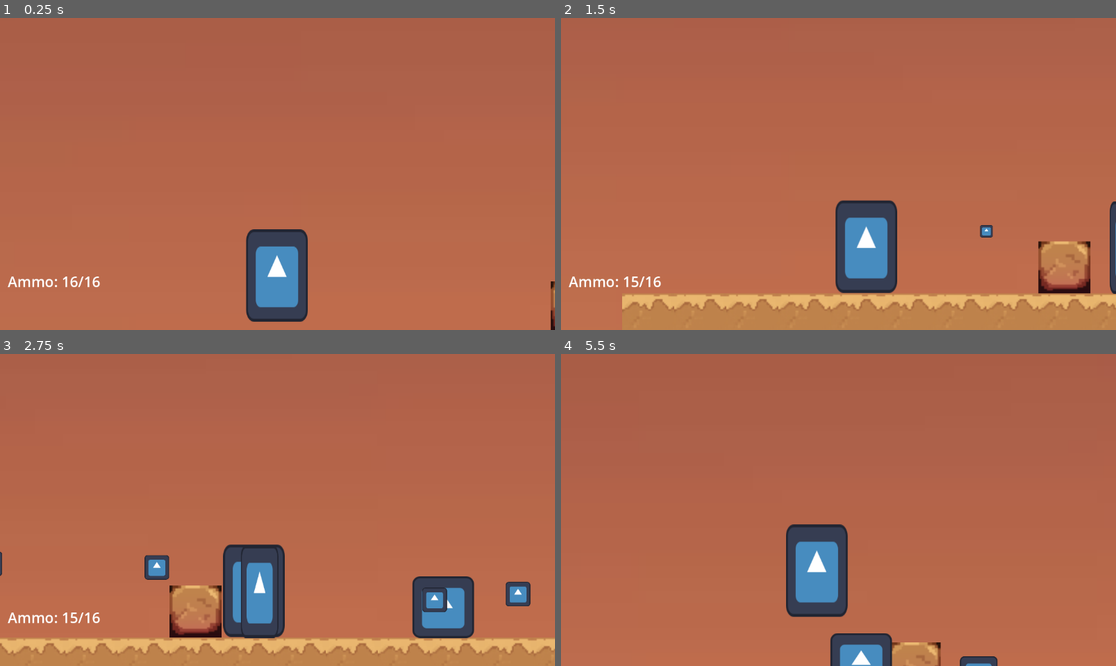
Above: before the commit, frames 1-4 (two rows, left to right).
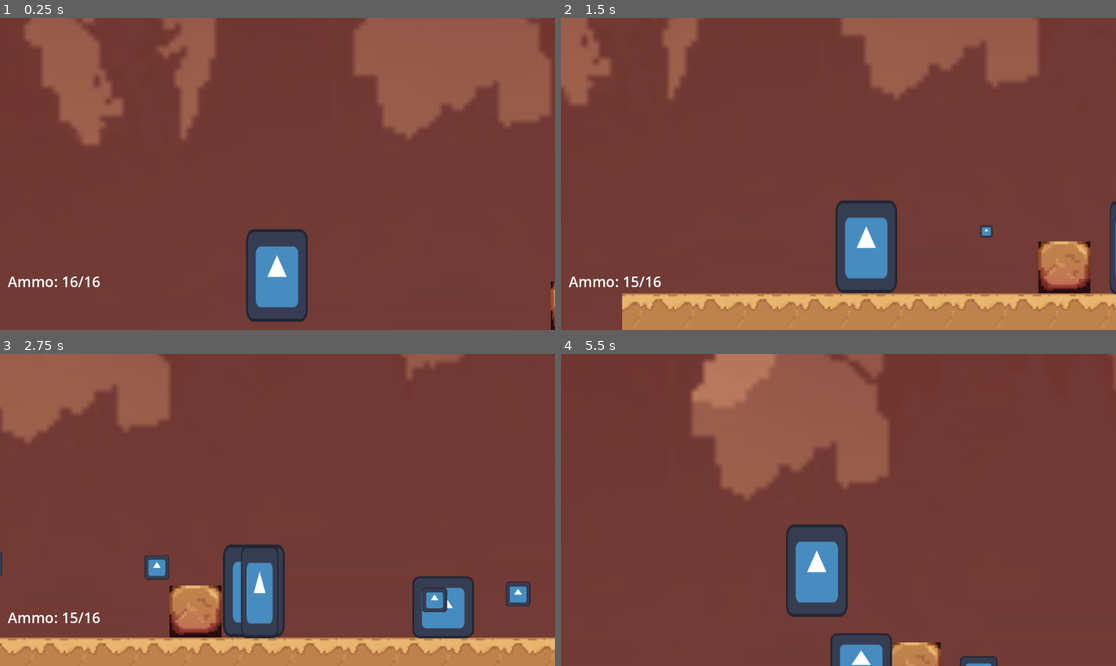
Above: after the commit, the same moments.

Repository: dzfrias/gladiator
Game: Godot game, scene res://scenes/level_playtest.tscn
The game is run twice, just before and just after one commit, with the same random seed, the same clock (stepped at 60 frames per second) and the same inputs. This scene is started directly instead of the project's main scene. The engine's default icon, where the game draws it, is replaced by a stand-in: a white triangle on a blue panel in a dark square.
Inputs (mouse positions are in pixels of both pictures, inside the frame that each line leads up to):
- Up to frame 1 (0.25 s): no input
- Up to frame 2 (1.5 s): move the mouse to (960, 158) at 0.52 s; hold S (crouch) 0.53-1.28 s; hold D (right) from 0.53 s (still down); tap Space (jump) at 0.77, 1.07 s; move the mouse to (727, 189) at 1.27 s; click (727, 189) at 1.35 s
- Up to frame 3 (2.75 s): tap Space (jump) at 1.52, 1.82 s; move the mouse to (333, 441) at 2.02 s; release D (right) at 2.03 s; hold A (left) from 2.03 s (still down); hold E (roll) from 2.03 s (still down)
- Up to frame 4 (5.5 s): move the mouse to (810, 572) at 2.77 s; release A (left) at 2.78 s; release E (roll) at 2.78 s; hold D (right) 2.78-4.28 s; tap Q (toggle_weapon) at 2.85 s; tap Space (jump) at 3.02, 3.32, 3.77, 4.07, 4.52, 4.82 s; move the mouse to (1005, 556) at 3.52 s; hold S (crouch) 3.53-4.28 s; move the mouse to (672, 463) at 4.27 s; hold A (left) 4.28-5.03 s; click (672, 463) at 4.35 s; tap Enter at 5 s; move the mouse to (866, 510) at 5.02 s; hold D (right) from 5.03 s (still down); hold E (roll) from 5.03 s (still down)

The runs differ from the first frame. In frame 1, 83% of the frame differs, in the area x 0-100%, y 0-100%; in frame 2, 77%; in frame 3, 77%; in frame 4, 85%.
Error in both runs: Invalid assignment of property or key 'position' with value of type 'Vector2' on a base object of type 'Nil'. (res://scripts/player/player.gd:120)

Commit message:
add basic parallax

Diff:
--- a/scenes/level_playtest.tscn
+++ b/scenes/level_playtest.tscn
@@ -1,21 +1,20 @@
-[gd_scene load_steps=9 format=4 uid="uid://c5seai2rapw4u"]
+[gd_scene load_steps=13 format=4 uid="uid://c5seai2rapw4u"]
 
-[ext_resource type="Texture2D" uid="uid://3ot88no4hqp0" path="res://assets/Background first layer.jpeg" id="1_xth1b"]
 [ext_resource type="PackedScene" uid="uid://dv7ihnextsw4v" path="res://scenes/player.tscn" id="2_arsj3"]
 [ext_resource type="TileSet" uid="uid://dpcafcjqg7xko" path="res://assets/desert.tres" id="3_i65ca"]
 [ext_resource type="PackedScene" uid="uid://bydm8vffd6nwt" path="res://scenes/wolf.tscn" id="5_jrgqa"]
 [ext_resource type="PackedScene" uid="uid://b8sfq85fv1ul4" path="res://scenes/shooter.tscn" id="6_akhvg"]
 [ext_resource type="PackedScene" uid="uid://b6n4ygstauqcx" path="res://scenes/idle_shooter.tscn" id="7_2u84i"]
 [ext_resource type="PackedScene" uid="uid://dktl7ywhwt15s" path="res://scenes/player_ui.tscn" id="7_l5pn1"]
+[ext_resource type="Texture2D" uid="uid://btjkd8q7fx7fe" path="res://assets/Background/Gradient background - Layer 1.png" id="7_oq3i1"]
+[ext_resource type="Texture2D" uid="uid://bltc1b04xxbfc" path="res://assets/Background/Stars - Layer 4.png" id="8_50c2d"]
+[ext_resource type="Texture2D" uid="uid://dm7dy2mjlrkg3" path="res://assets/Background/Clouds - Layer 3.png" id="8_bp1f1"]
+[ext_resource type="Texture2D" uid="uid://dy44vkp6omqb0" path="res://assets/Background/Back monuments - Layer 5.png" id="9_x4p1j"]
+[ext_resource type="Texture2D" uid="uid://buk8py7wsl7qd" path="res://assets/Background/Front Monuments - Layer 6.png" id="10_gd2w0"]
 
 [sub_resource type="WorldBoundaryShape2D" id="WorldBoundaryShape2D_8pxj3"]
 
 [node name="PlaytestScene" type="Node2D"]
-
-[node name="BackgroundFirstLayer" type="Sprite2D" parent="."]
-position = Vector2(5879.5, -501)
-scale = Vector2(59.4344, 25.9)
-texture = ExtResource("1_xth1b")
 
 [node name="Player" parent="." instance=ExtResource("2_arsj3")]
 z_index = 0
@@ -119,3 +118,54 @@
 
 [node name="IdleShooter" parent="." instance=ExtResource("7_2u84i")]
 position = Vector2(-1973, -5)
+
+[node name="ParallaxBackground" type="ParallaxBackground" parent="."]
+
+[node name="ParallaxLayer4" type="ParallaxLayer" parent="ParallaxBackground"]
+motion_scale = Vector2(0.1, 1)
+motion_mirroring = Vector2(3840, 0)
+
+[node name="Sprite2D" type="Sprite2D" parent="ParallaxBackground/ParallaxLayer4"]
+position = Vector2(0, -2000)
+scale = Vector2(12, 12)
+texture = ExtResource("7_oq3i1")
+centered = false
+
+[node name="ParallaxLayer8" type="ParallaxLayer" parent="ParallaxBackground"]
+motion_scale = Vector2(0.5, 1)
+motion_mirroring = Vector2(3840, 0)
+
+[node name="Sprite2D" type="Sprite2D" parent="ParallaxBackground/ParallaxLayer8"]
+position = Vector2(0, -2000)
+scale = Vector2(12, 12)
+texture = ExtResource("8_50c2d")
+centered = false
+
+[node name="ParallaxLayer5" type="ParallaxLayer" parent="ParallaxBackground"]
+motion_scale = Vector2(0.5, 1)
+motion_mirroring = Vector2(3840, 0)
+
+[node name="Sprite2D" type="Sprite2D" parent="ParallaxBackground/ParallaxLayer5"]
+position = Vector2(0, -2000)
+scale = Vector2(12, 12)
+texture = ExtResource("8_bp1f1")
+centered = false
+
+[node name="ParallaxLayer6" type="ParallaxLayer" parent="ParallaxBackground"]
+motion_scale = Vector2(0.6, 1)
+motion_mirroring = Vector2(3840, 0)
+
+[node name="Sprite2D" type="Sprite2D" parent="ParallaxBackground/ParallaxLayer6"]
+position = Vector2(0, -2000)
+scale = Vector2(12, 12)
+texture = ExtResource("9_x4p1j")
+centered = false
+
+[node name="ParallaxLayer7" type="ParallaxLayer" parent="ParallaxBackground"]
+motion_mirroring = Vector2(3840, 0)
+
+[node name="Sprite2D" type="Sprite2D" parent="ParallaxBackground/ParallaxLayer7"]
+position = Vector2(0, -2000)
+scale = Vector2(12, 12)
+texture = ExtResource("10_gd2w0")
+centered = false
Binary file added: assets/Background/Back monuments - Layer 5.png
Not shown, added: assets/Background/Back monuments - Layer 5.png.import
Binary file added: assets/Background/Clouds - Layer 3.png
Not shown, added: assets/Background/Clouds - Layer 3.png.import
Binary file added: assets/Background/Front Monuments - Layer 6.png
Not shown, added: assets/Background/Front Monuments - Layer 6.png.import
Binary file added: assets/Background/Gradient background - Layer 1.png
Not shown, added: assets/Background/Gradient background - Layer 1.png.import
Binary file added: assets/Background/Stars - Layer 4.png
Not shown, added: assets/Background/Stars - Layer 4.png.import
Binary file added: assets/Background/Sun - Layer 2.png
Not shown, added: assets/Background/Sun - Layer 2.png.import
